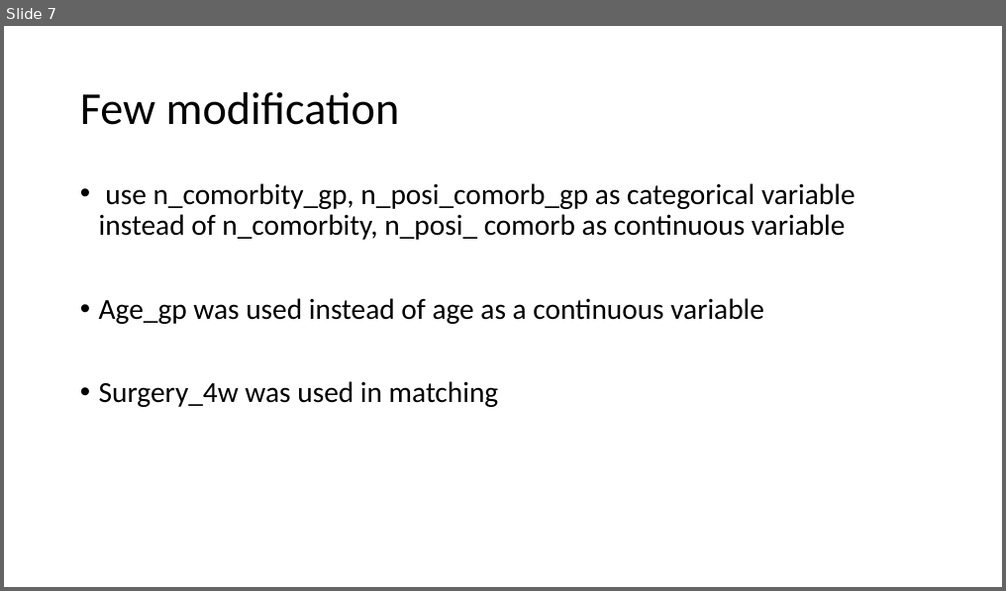
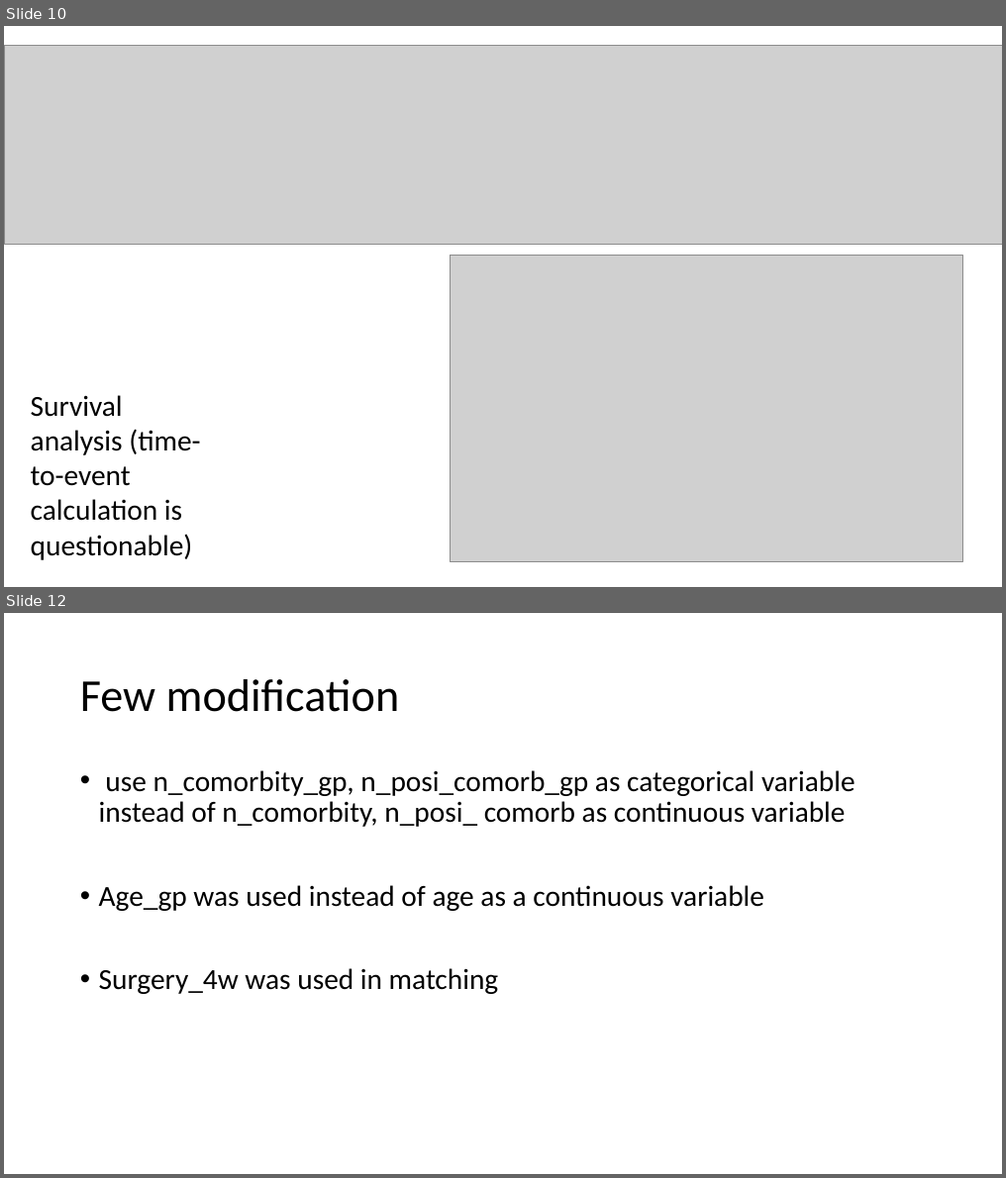
Before and after one commit to FDUguchunhui/cancer, a slide deck: pre/Presentation1.pptx. Shown one above the other, each under a label of ours: slide 7 before the commit, slides 10 and 12 after it; the slides between them are not shown. The pictures are 1006x591 and 1006x1178 pixels, drawn with LibreOffice and Linux fonts; fonts in the diff are those of the drawing; grey boxes stand for pictures. Boxes give left, top, right and bottom in pixels: in the first picture for what was removed or moved away, otherwise in the second. Text is boxed around its words. In the diff, an @@ line names an element or a change of style, - is before the commit and + after.

```diff
--- a/pre/Presentation1.pptx
+++ b/pre/Presentation1.pptx
@@ slide 10 added at box(4, 26, 1002, 587), background #FFFFFF @@
@@ picture added at box(4, 45, 1002, 244) @@
@@ picture added at box(450, 255, 962, 562) @@
@@ text added at box(31, 395, 200, 561), 28 pt, text #000000 @@
+Survival analysis (time-to-event calculation is questionable)
@@ what was slide 7 is now slide 12 @@
```
Also in this commit, not shown: 1 slide changed, 4 other slides added, 5 other files.
